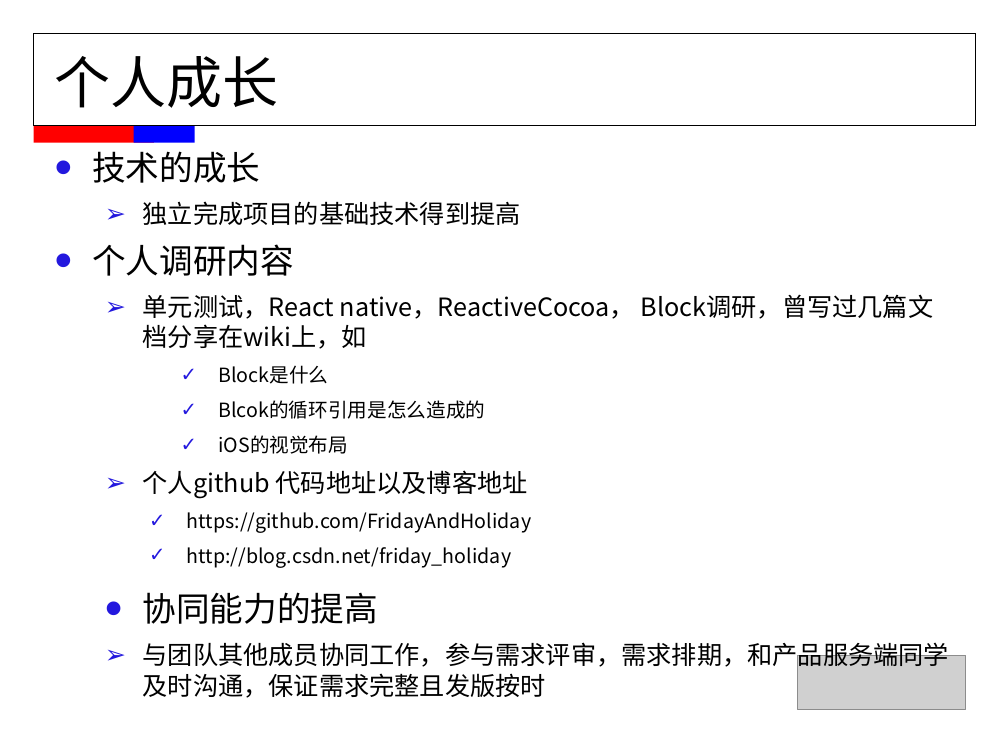
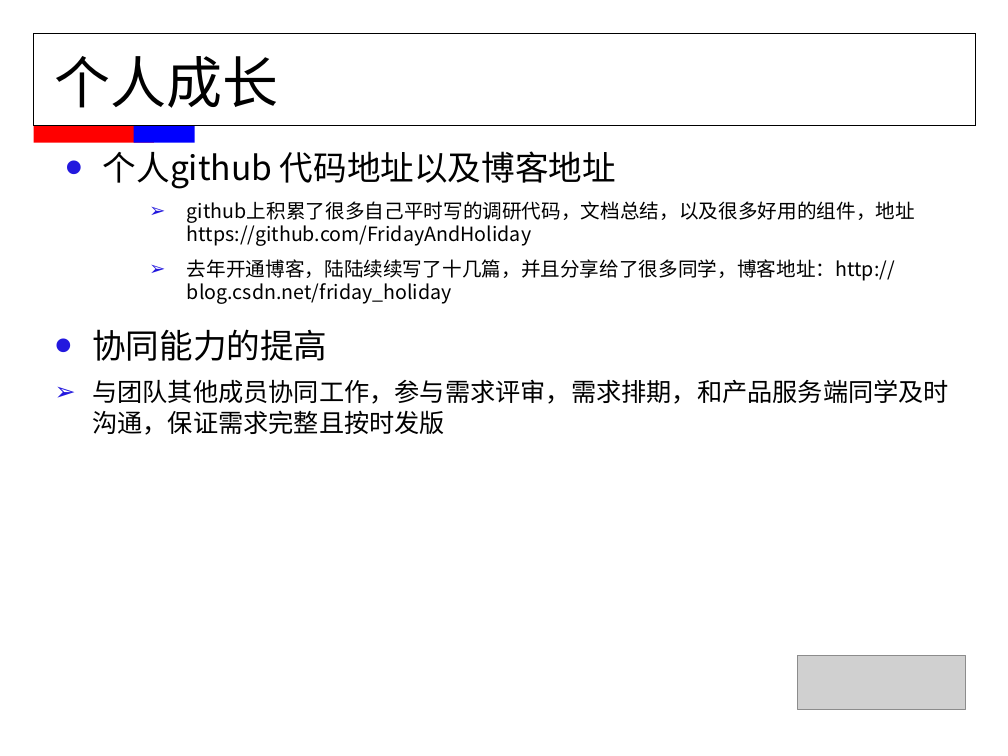
Before and after one commit to FridayAndHoliday/ElenaCodeManager, a slide deck: slide 11 of document/MMS职称评定-董伟平.ppt. Drawn at 1008x756 pixels with LibreOffice and Linux fonts; fonts in the diff are those of the drawing; grey boxes stand for pictures. Boxes give left, top, right and bottom in pixels: in the first picture for what was removed or moved away, otherwise in the second. Text is boxed around its words. In the diff, an @@ line names an element or a change of style, - is before the commit and + after.

```diff
--- a/document/MMS职称评定-董伟平.ppt
+++ b/document/MMS职称评定-董伟平.ppt
@@ text at bbox=[92, 151, 934, 454]: paragraphs removed @@
-• 技术的成长
-  ➢ 独立完成项目的基础技术得到提高
-• 个人调研内容
-  ➢ 单元测试，React native，ReactiveCocoa， Block调研，曾写过几篇文档分享在wiki上，如
-      ✓ Block是什么
-      ✓ Blcok的循环引用是怎么造成的
-      ✓ iOS的视觉布局
@@ text at bbox=[92, 151, 616, 361]: size 18 to 24 pt in "个人github 代码地址以及博客地址"; bullet ➢ to •; list level 2 to 1 in "个人github 代码地址以及博客地址"; indent changed @@
@@ text at bbox=[187, 201, 915, 304]: text changed @@
-    ✓ https://github.com/FridayAndHoliday
-    ✓ http://blog.csdn.net/friday_holiday
+    ➢ github上积累了很多自己平时写的调研代码，文档总结，以及很多好用的组件，地址https://github.com/FridayAndHoliday
+    ➢ 去年开通博客，陆陆续续写了十几篇，并且分享给了很多同学，博客地址：http://blog.csdn.net/friday_holiday
@@ text at bbox=[92, 379, 949, 435]: text changed @@
-  ➢ 与团队其他成员协同工作，参与需求评审，需求排期，和产品服务端同学及时沟通，保证需求完整且发版按时
+  ➢ 与团队其他成员协同工作，参与需求评审，需求排期，和产品服务端同学及时沟通，保证需求完整且按时发版
```
Also in this commit, not shown: 3 other slides changed, 2 slides added, 2 slides removed.
